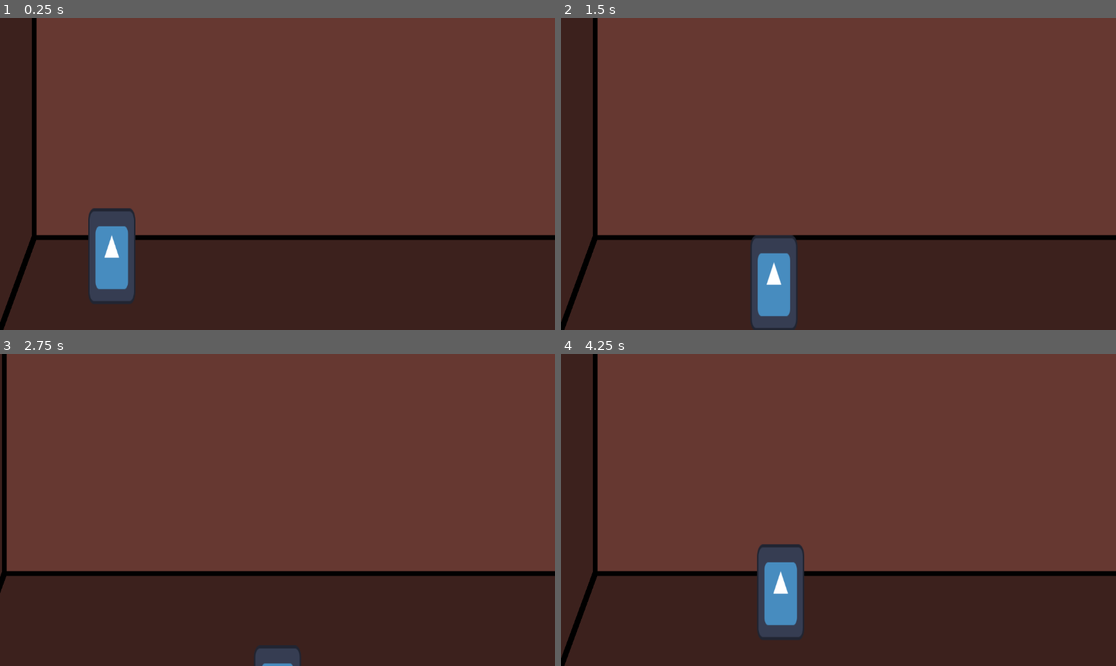
Above: before the commit, frames 1-4 (two rows, left to right).
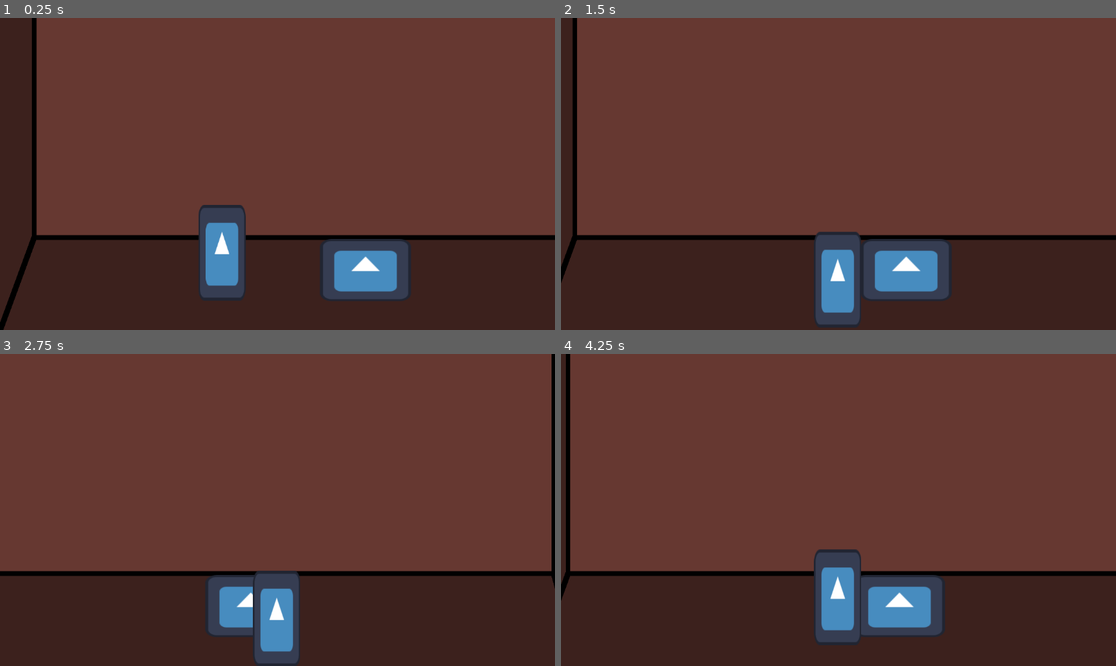
Above: after the commit, the same moments.

Repository: mwingerden/Eternal_Ringing
Game: Godot game, scene res://Scene/Areas/Detention_Classroom.tscn
Two runs of this game, one before a commit and one after it. Both use one fixed random seed, a clock stepped at 60 frames per second and the inputs below. The project has no main scene, so this scene is started directly. The engine's default icon, where the game draws it, is replaced by a stand-in: a white triangle on a blue panel in a dark square.
Inputs:
- Up to frame 1 (0.25 s): no input
- Up to frame 2 (1.5 s): tap Enter at 0.5 s; hold Right (ui_right) 0.53-1.28 s; hold Down (ui_down) from 1.28 s (still down)
- Up to frame 3 (2.75 s): release Down (ui_down) at 2.03 s; hold Right (ui_right) from 2.03 s (still down)
- Up to frame 4 (4.25 s): release Right (ui_right) at 2.78 s; hold Up (ui_up) 2.78-3.53 s; hold Left (ui_left) from 3.53 s (still down)

The runs differ from the first frame. In frame 1, 8.3% of the frame differs, in the area x 15-74%, y 59-92%; in frame 2, 12%; in frame 3, 5.3%; in frame 4, 12%, in the area x 0-70%, y 0-100%.

Commit message:
Added Collision and Y Sort enabling.

Diff:
--- a/Scene/Areas/Detention_Classroom.tscn
+++ b/Scene/Areas/Detention_Classroom.tscn
@@ -1,18 +1,36 @@
-[gd_scene load_steps=3 format=3 uid="uid://css5wg3cjj4r8"]
+[gd_scene load_steps=5 format=3 uid="uid://css5wg3cjj4r8"]
 
 [ext_resource type="Texture2D" uid="uid://dmgjp84g8tcev" path="res://Assets/Art/Background/room_test.png" id="1_6g1pl"]
 [ext_resource type="PackedScene" uid="uid://e6wgcgwumuyt" path="res://Scene/Player/alex.tscn" id="2_w45m2"]
+[ext_resource type="PackedScene" uid="uid://dckwmw00u4f31" path="res://Scene/alex's_desk.tscn" id="3_vkr4f"]
+
+[sub_resource type="RectangleShape2D" id="RectangleShape2D_as6jw"]
+size = Vector2(3600, 20)
 
 [node name="DetentionClassroom" type="Node2D"]
+y_sort_enabled = true
 
 [node name="Sprite2D" type="Sprite2D" parent="."]
 texture = ExtResource("1_6g1pl")
 centered = false
 
+[node name="StaticBody2D" type="StaticBody2D" parent="."]
+
+[node name="CollisionPolygon2D" type="CollisionPolygon2D" parent="StaticBody2D"]
+polygon = PackedVector2Array(3, 1800, 187, 1312, 3461, 1311, 3600, 1800, 3601, 6, -2, 5, 2.85028, 1745.31)
+
+[node name="CollisionShape2D" type="CollisionShape2D" parent="StaticBody2D"]
+position = Vector2(1800, 1810)
+shape = SubResource("RectangleShape2D_as6jw")
+
+[node name="Alex Desk" parent="." instance=ExtResource("3_vkr4f")]
+position = Vector2(1896, 1650)
+
 [node name="Alex" parent="." instance=ExtResource("2_w45m2")]
-position = Vector2(580, 1417)
+position = Vector2(1152, 1646)
 
 [node name="Camera2D" type="Camera2D" parent="Alex"]
+position = Vector2(4, -189)
 zoom = Vector2(0.4, 0.4)
 limit_left = 0
 limit_top = 0
--- a/Scene/Player/alex.tscn
+++ b/Scene/Player/alex.tscn
@@ -4,17 +4,18 @@
 [ext_resource type="Texture2D" uid="uid://33cljn6t2sib" path="res://icon.svg" id="2_xya5e"]
 
 [sub_resource type="RectangleShape2D" id="RectangleShape2D_hckcl"]
+size = Vector2(239.875, 42)
 
 [node name="Alex" type="CharacterBody2D"]
-position = Vector2(562, 333)
 script = ExtResource("1_nwpyc")
 
 [node name="Sprite2D" type="Sprite2D" parent="."]
+position = Vector2(0, -247)
 scale = Vector2(1.91406, 3.88086)
 texture = ExtResource("2_xya5e")
 
 [node name="CollisionShape2D" type="CollisionShape2D" parent="."]
-position = Vector2(40, 158)
+position = Vector2(0, -22)
 shape = SubResource("RectangleShape2D_hckcl")
 
 [node name="AnimationPlayer" type="AnimationPlayer" parent="."]
--- /dev/null
+++ b/Scene/alex's_desk.tscn
@@ -0,0 +1,19 @@
+[gd_scene load_steps=3 format=3 uid="uid://dckwmw00u4f31"]
+
+[ext_resource type="Texture2D" uid="uid://33cljn6t2sib" path="res://icon.svg" id="1_o1nyr"]
+
+[sub_resource type="RectangleShape2D" id="RectangleShape2D_at30t"]
+size = Vector2(471, 143)
+
+[node name="Alex\'s Desk" type="Node2D"]
+
+[node name="Sprite2D" type="Sprite2D" parent="."]
+position = Vector2(1, -161)
+scale = Vector2(3.6875, 2.51563)
+texture = ExtResource("1_o1nyr")
+
+[node name="StaticBody2D2" type="StaticBody2D" parent="."]
+
+[node name="StaticBody2D" type="CollisionShape2D" parent="StaticBody2D2"]
+position = Vector2(1, -74)
+shape = SubResource("RectangleShape2D_at30t")
